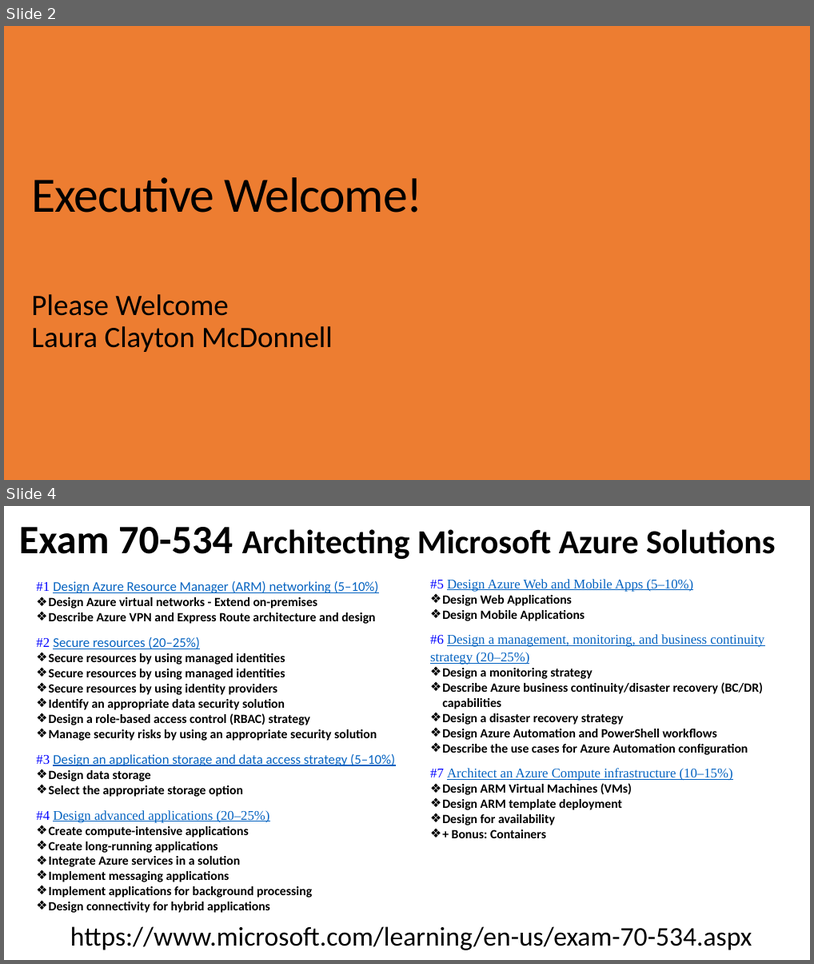
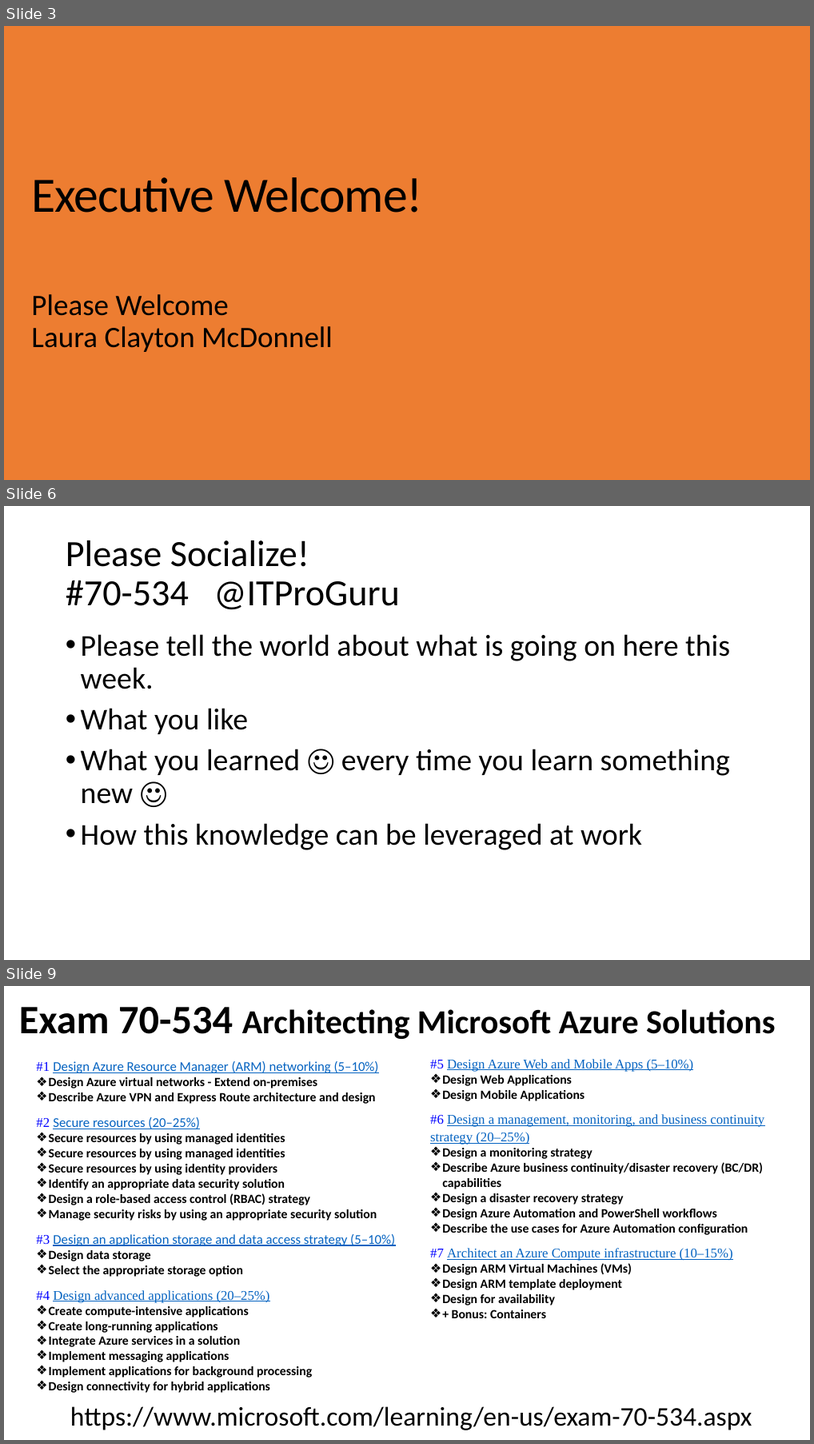
Before and after one commit to dstolts/70-534, a slide deck: Presentations/Opening-70-534-Certification-JumpStart-6-2017.pptx. Shown one above the other, each under a label of ours: slides 2 and 4 before the commit, slides 3, 6 and 9 after it; the slides between them are not shown. The pictures are 814x964 and 814x1444 pixels, drawn with LibreOffice and Linux fonts; fonts in the diff are those of the drawing; background and template pictures are left out. Boxes give left, top, right and bottom in pixels: in the first picture for what was removed or moved away, otherwise in the second. Text is boxed around its words. In the diff, an @@ line names an element or a change of style, - is before the commit and + after.

```diff
--- a/Presentations/Opening-70-534-Certification-JumpStart-6-2017.pptx
+++ b/Presentations/Opening-70-534-Certification-JumpStart-6-2017.pptx
@@ slide 6 added at box(4, 506, 810, 960), background #FFFFFF @@
@@ title added at box(66, 540, 400, 610), 44 pt, text #000000 @@
+Please Socialize!
+#70-534 @ITProGuru
@@ text added at box(81, 634, 730, 850), 36 pt, text #000000 @@
+• Please tell the world about what is going on here this week.
+• What you like
+• What you learned ☺ every time you learn something new ☺
+• How this knowledge can be leveraged at work
@@ what was slide 2 is now slide 3 @@
@@ what was slide 4 is now slide 9 @@
```
Also in this commit, not shown: 1 slide changed, 5 other slides added, 3 other files.
